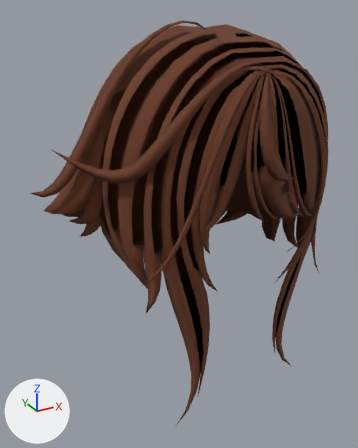
The glTF model art/characters/hair/full/hair_short_tufts.glb as it was, and as the next commit left it.
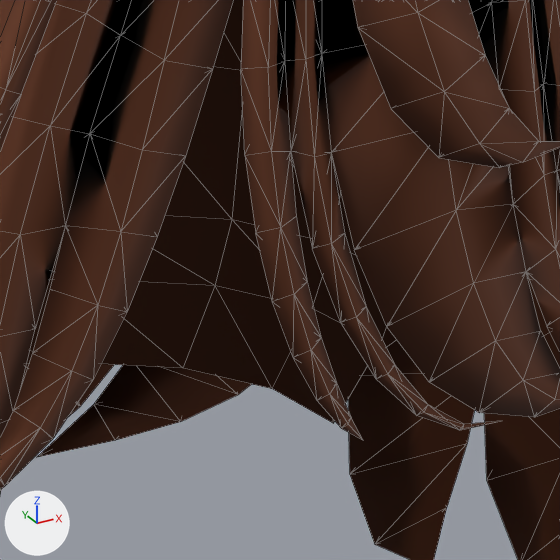
There are two pictures of each version: one whole from a 50 mm lens placed at (-0.599, -0.99, 1.133), pointed at (-0.045, 0.018, 0.629), one close up on the part from 59% to 82% of the width and 35% to 54% of the height. The lights are fixed; the arrows at lower left show +X, +Y and +Z. The last two pictures show the newer version. The close-ups show mesh edges as thin lines. Vertices at exactly the same position are counted once.

The first close-up shows 'hair_short_tufts'.
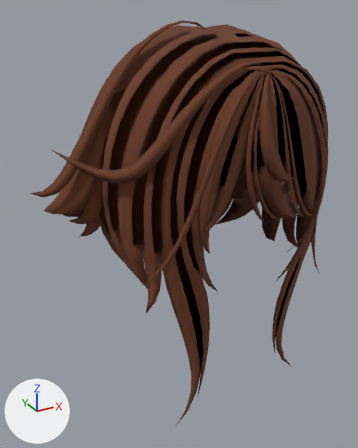
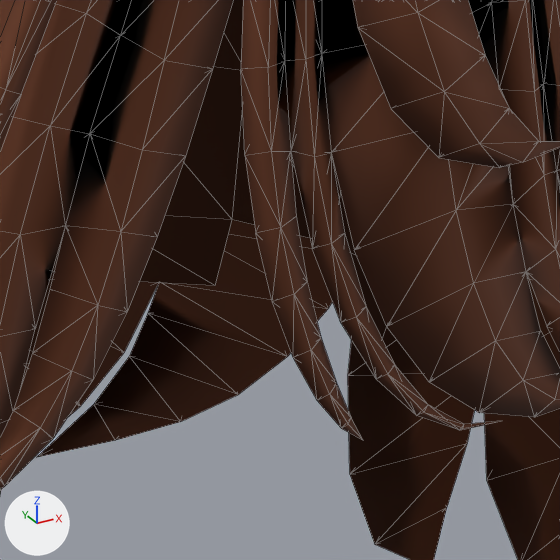
The edits, one by one:
me_hair_short_tufts is used by ob_hair_short_tufts; location (0.0, 0.0, 0.0).
me_hair_short_tufts had 1776 vertices, 3816 faces and spanned x -0.393..0.39, y -0.292..0.315, z 0.221..1.106.
me_hair_short_tufts now has 1769 vertices, 3801 faces and spans x -0.393..0.39, y -0.292..0.315, z 0.221..1.106.
Part 1, on me_hair_short_tufts:
4 vertices are removed from x 0.168..0.2, y -0.02..0.066, z 0.605..0.641.
9 faces are deleted.
Other edits to the shape of me_hair_short_tufts do not show in these pictures.

Changed parts and their boxes (x1, y1, x2, y2) in the close-ups (560 x 560 px):
part 1 of me_hair_short_tufts, deleted: before (101, 220, 368, 423)
